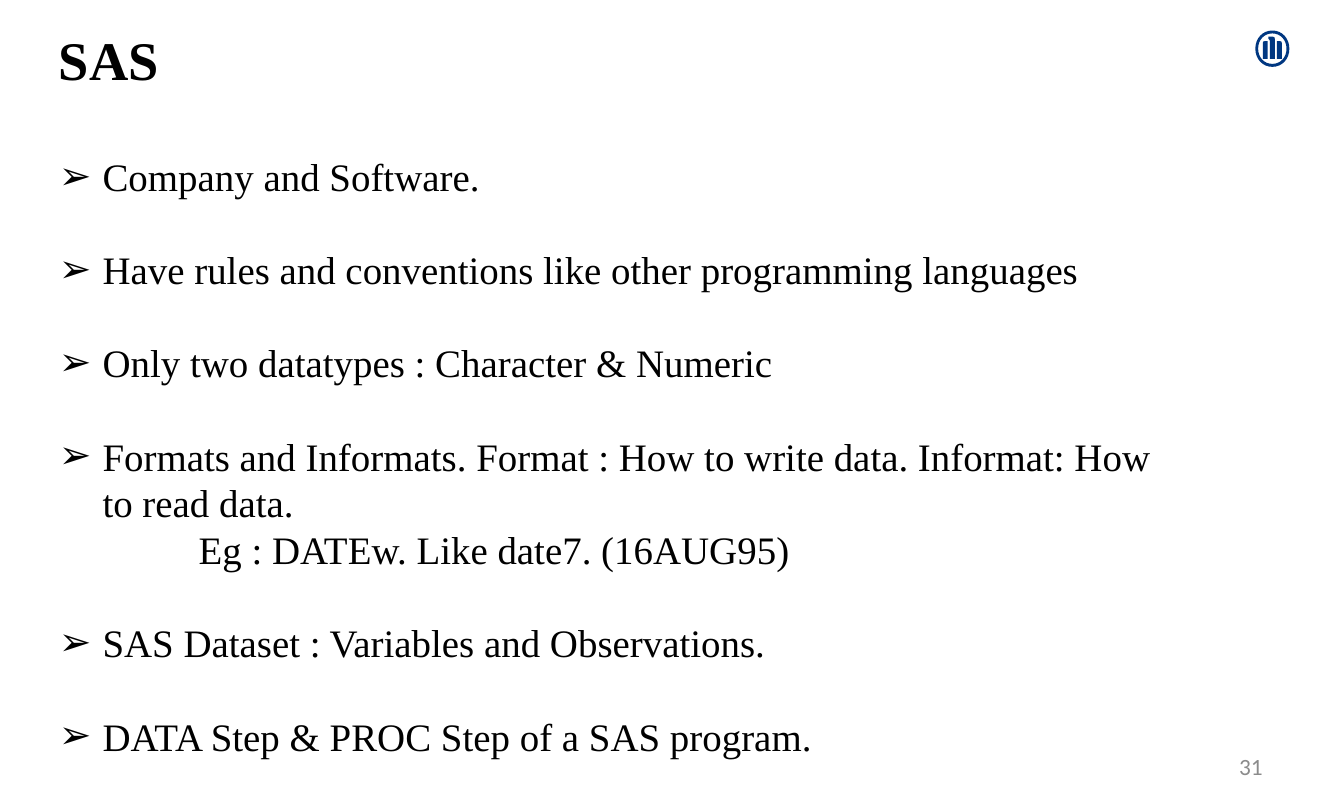
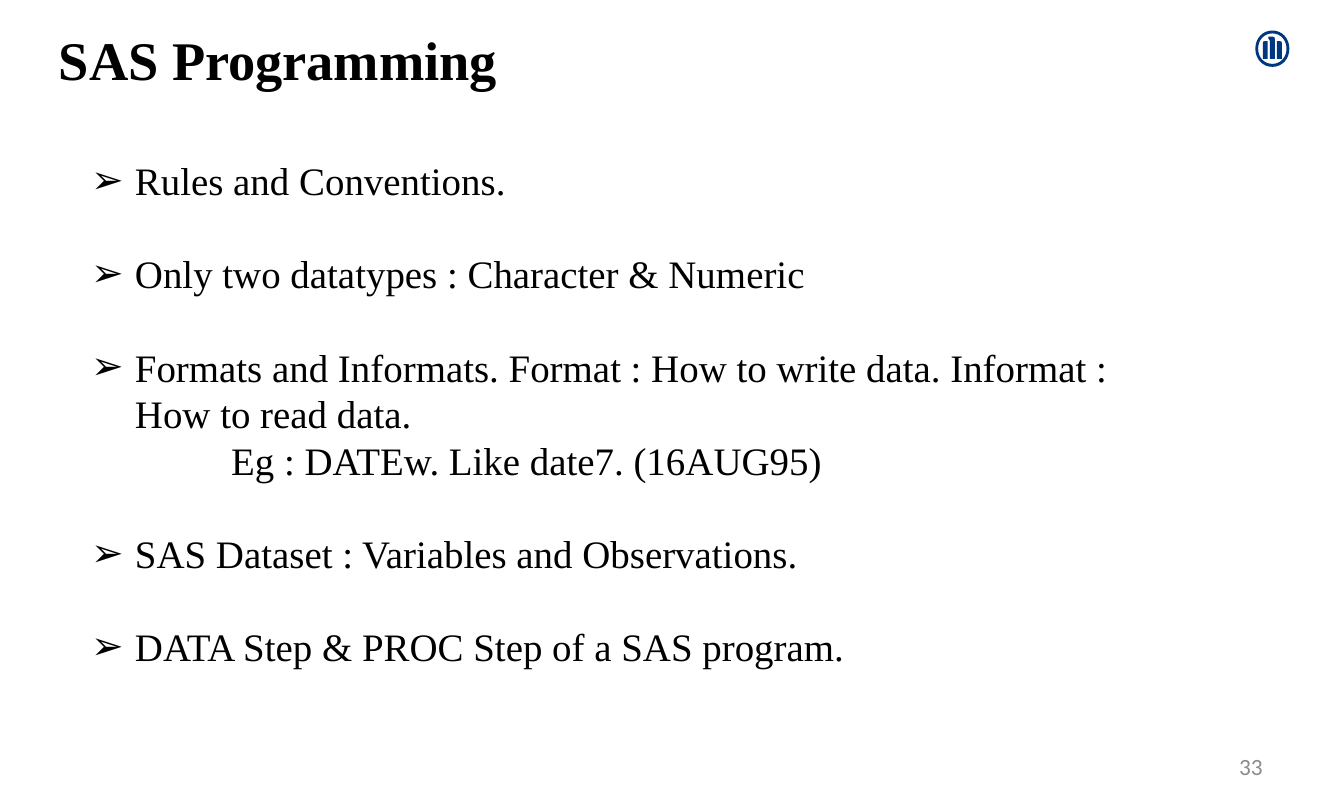
Before and after one commit to Amrutha-Mohan/UpdatedProjects, a slide deck: slide 33 of AmruthaMohan.pptx (slide 31 before the commit). Drawn at 1344x804 pixels with LibreOffice and Linux fonts; fonts in the diff are those of the drawing. Boxes give left, top, right and bottom in pixels: in the first picture for what was removed or moved away, otherwise in the second. Text is boxed around its words. In the diff, an @@ line names an element or a change of style, - is before the commit and + after.

```diff
--- a/AmruthaMohan.pptx
+++ b/AmruthaMohan.pptx
@@ text at <box>59,42,497,90</box>: text changed @@
-SAS
+SAS Programming
@@ text "Rules and Conventions.": place and size @@
-text "Rules and Conventions." at <box>103,163,1150,758</box>
+text "Rules and Conventions." at <box>135,168,1086,669</box>
@@ text at <box>135,168,505,196</box>: text changed @@
-➢ Company and Software.
-➢ Have rules and conventions like other programming languages
+➢ Rules and Conventions.
@@ text at <box>135,354,1086,429</box>: spaces changed @@
-➢ Formats and Informats. Format : How to write data. Informat: How to read data.
+➢ Formats and Informats. Format : How to write data. Informat : How to read data.
@@ page number at <box>1239,760,1263,775</box>: text changed @@
-31
+33
```
Also in this commit, not shown: 3 other slides changed, 7 slides added, 1 slide removed.
